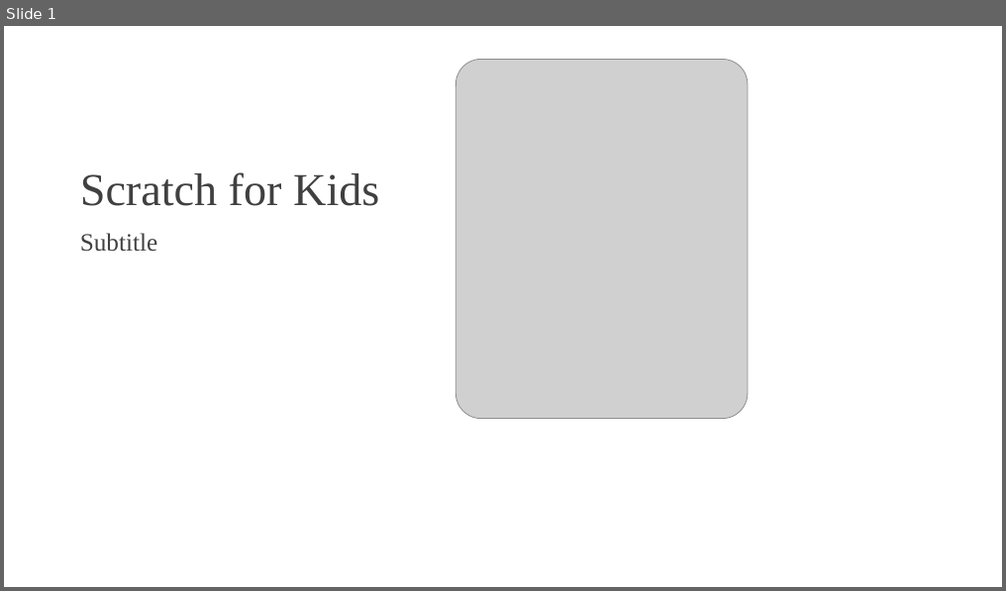
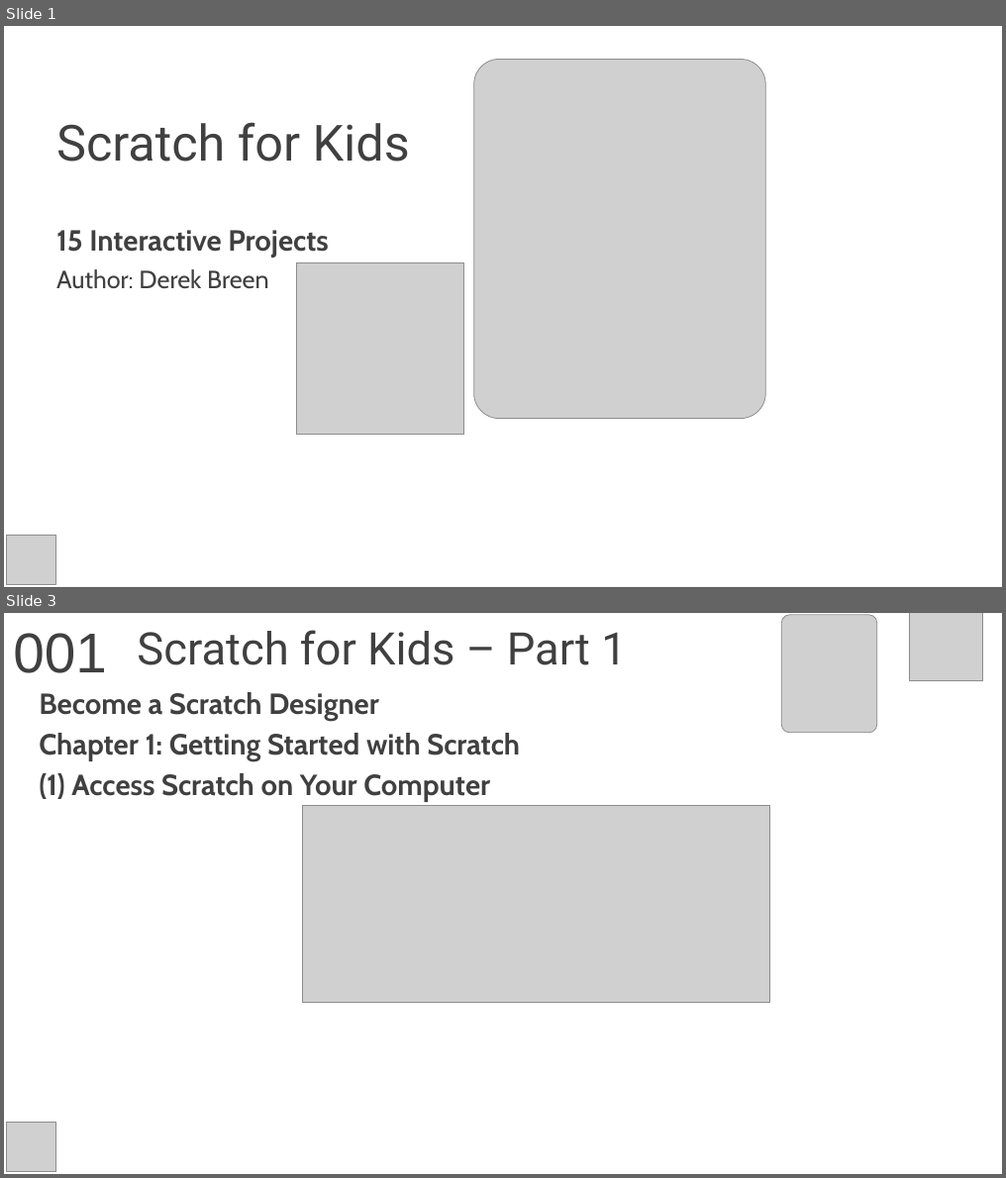
Before and after one commit to yasenstar/learn_scratch, a slide deck: scratch4kids/Scratch4Kids.pptx. Shown one above the other, each under a label of ours: slide 1 before the commit, slides 1 and 3 after it; the slides between them are not shown. The pictures are 1006x591 and 1006x1178 pixels, drawn with LibreOffice and Linux fonts; fonts in the diff are those of the drawing; grey boxes stand for pictures; background and template pictures are left out. Boxes give left, top, right and bottom in pixels: in the first picture for what was removed or moved away, otherwise in the second. Text is boxed around its words. In the diff, an @@ line names an element or a change of style, - is before the commit and + after.

```diff
--- a/scratch4kids/Scratch4Kids.pptx
+++ b/scratch4kids/Scratch4Kids.pptx
@@ slide 3 added at (4,613,1002,1174), background picture (left out) @@
@@ text added at (13,633,107,673), 54 pt, text #404040 @@
+001
@@ title added at (137,630,626,665), 43.2 pt, text #404040 @@
+Scratch for Kids – Part 1
@@ picture added at (782,615,877,732) @@
@@ picture added at (910,613,983,680) @@
@@ subtitle added at (39,692,520,802), 28 pt, text #404040, bold @@
+Become a Scratch Designer
+Chapter 1: Getting Started with Scratch
+(1) Access Scratch on Your Computer
@@ picture added at (303,805,770,1002) @@
@@ picture added at (7,1123,56,1172) @@
@@ slide 1 changed as well @@
@@ title "Scratch for Kids": place and size @@
-title "Scratch for Kids" at (80,173,379,206)
+title "Scratch for Kids" at (56,122,410,162)
@@ title "Scratch for Kids" at (56,122,410,162): size 44 to 48 pt, font Times New Roman to Roboto; vertical alignment bottom to middle @@
@@ picture: place and size @@
-picture at (456,59,748,418)
+picture at (474,59,766,418)
@@ subtitle at (56,230,328,289): text changed; size 24 to 28 pt; font Times New Roman to Cabin; bold on @@
-Subtitle
+15 Interactive Projects
+Author: Derek Breen
@@ picture added at (297,264,464,434) @@
@@ picture added at (7,536,56,585) @@
```
Also in this commit, not shown: 2 other slides added, 2 other files.
